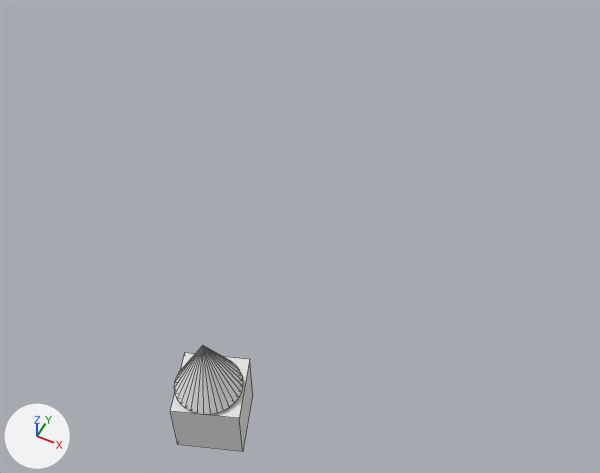
Before and after pictures for a commit that changed the Blender file 3dview/media/simple_cube.blend.
Before and after are seen from a 50 mm lens placed at (8.19, -10.54, 22.15), pointed at (0.28, 5.29, 2.37). Every picture has the same lights, and +X, +Y and +Z are marked at lower left. Mesh edges are drawn as thin lines.
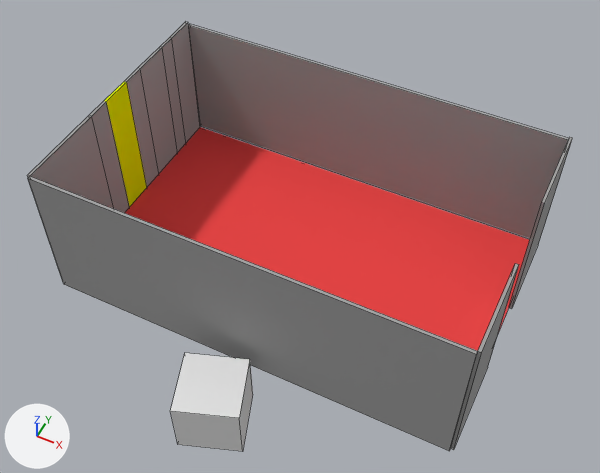
The newer file is also turned or shifted as a whole; pictures and numbers use the older file's frame.

Location of each change, [x1, y1, x2, y2] in pixels of the pictures (600 x 473 px):
'south_wall', added: after [28, 176, 478, 451]
'elokuvastudio', added: after [125, 127, 530, 351]
'north_wall', added: after [188, 24, 569, 239]
'Cube.012', added: after [27, 116, 114, 209]
'Cone', deleted: before [175, 346, 243, 414]
'Cube.004', added: after [138, 47, 178, 173]
'Cube.008', added (yellow): after [104, 81, 147, 207]
'Cube.001', added: after [169, 22, 200, 142]
'Cube.002', added: after [451, 263, 519, 450]
'Cube.011', added: after [89, 101, 129, 213]
'Cube.006', added: after [125, 68, 159, 187]
'Cube.007', added: after [509, 137, 572, 308]
'Cube.003', added: after [160, 38, 186, 152]

What changed in the scene script:
```text
Remove ob_cone:
    ob_cone = bpy.data.objects.new('Cone', me_cone)
Add ob_cube_012:
    ob_cube_012 = bpy.data.objects.new('Cube.012', me_cube_009)  # a box spanning x -0.05..0.05, y -7.01..7.01, z -6.9..6.9; in mat_nirvana_naama (its picture is missing)
    ob_cube_012.location = (-6.92, 3.28, 2.5)
    ob_cube_012.rotation_euler = (0.0, 0.0, 3.142)  # degrees (0, 0, 180)
    ob_cube_012.scale = (1.0, 0.218, 0.362)
Add ob_cube_011:
    ob_cube_011 = bpy.data.objects.new('Cube.011', me_cube_009.copy())
    ob_cube_011.location = (-6.92, 5.2, 2.5)
    ob_cube_011.rotation_euler = (0.0, 0.0, 3.142)  # degrees (0, 0, 180)
    ob_cube_011.scale = (1.0, 0.0571, 0.362)
Add ob_north_wall:
    ob_north_wall = bpy.data.objects.new('north_wall', me_north_wall)  # a box spanning x -0.05..0.05, y -7.01..7.01, z -6.9..6.9; in mat_nirvana_naama (its picture is missing)
    ob_north_wall.location = (0.03, 10.65, 2.51)
    ob_north_wall.rotation_euler = (0.0, 0.0, 1.571)  # degrees (0, 0, 90)
    ob_north_wall.scale = (-1.0, -0.984, -0.342)
Add ob_south_wall:
    ob_south_wall = bpy.data.objects.new('south_wall', me_south_wall)  # a box spanning x -0.05..0.05, y -7.01..7.01, z -6.9..6.9; in mat_nirvana_naama (its picture is missing)
    ob_south_wall.location = (0.03, 1.7, 2.51)
    ob_south_wall.rotation_euler = (0.0, 0.0, -1.571)  # degrees (0, 0, -90)
    ob_south_wall.scale = (1.0, 0.984, 0.362)
Add ob_cube_008:
    ob_cube_008 = bpy.data.objects.new('Cube.008', me_cube_006)  # a box spanning x -0.05..0.05, y -7.01..7.01, z -6.9..6.9; in mat_material_002 (yellow #e7fc00)
    ob_cube_008.location = (-6.92, 6.18, 2.5)
    ob_cube_008.rotation_euler = (0.0, 0.0, 3.142)  # degrees (0, 0, 180)
    ob_cube_008.scale = (1.0, 0.082, 0.362)
Add ob_cube_007:
    ob_cube_007 = bpy.data.objects.new('Cube.007', me_east_wall_1)  # a box spanning x -0.05..0.05, y -1.6..1.6, z -6.9..6.9; in mat_nirvana_naama (its picture is missing)
    ob_cube_007.location = (6.98, 9.03, 2.51)
    ob_cube_007.scale = (1.0, 0.984, 0.362)
Add ob_cube_006:
    ob_cube_006 = bpy.data.objects.new('Cube.006', me_cube_009.copy())
    ob_cube_006.location = (-6.92, 7.15, 2.5)
    ob_cube_006.rotation_euler = (0.0, 0.0, 3.142)  # degrees (0, 0, 180)
    ob_cube_006.scale = (1.0, 0.0571, 0.362)
Add ob_cube_004:
    ob_cube_004 = bpy.data.objects.new('Cube.004', me_cube_009.copy())
    ob_cube_004.location = (-6.92, 8.23, 2.5)
    ob_cube_004.rotation_euler = (0.0, 0.0, 3.142)  # degrees (0, 0, 180)
    ob_cube_004.scale = (1.0, 0.0963, 0.362)
Add ob_cube_003:
    ob_cube_003 = bpy.data.objects.new('Cube.003', me_cube_009.copy())
    ob_cube_003.location = (-6.92, 9.2, 2.5)
    ob_cube_003.rotation_euler = (0.0, 0.0, 3.142)  # degrees (0, 0, 180)
    ob_cube_003.scale = (1.0, 0.0428, 0.362)
Add ob_cube_002:
    ob_cube_002 = bpy.data.objects.new('Cube.002', me_east_wall_1.copy())
    ob_cube_002.location = (6.98, 3.33, 2.51)
    ob_cube_002.scale = (1.0, 0.984, 0.362)
Add ob_cube_001:
    ob_cube_001 = bpy.data.objects.new('Cube.001', me_cube_009.copy())
    ob_cube_001.location = (-6.92, 10.05, 2.5)
    ob_cube_001.rotation_euler = (0.0, 0.0, 3.142)  # degrees (0, 0, 180)
    ob_cube_001.scale = (1.0, 0.0785, 0.362)
Add ob_elokuvastudio:
    ob_elokuvastudio = bpy.data.objects.new('elokuvastudio', me_lattia)  # a box spanning x -1.0..1.0, y -1.0..1.0, z -1.0..1.0; in mat_material_003 (its picture is missing)
    ob_elokuvastudio.location = (0.03, 6.18, 0.05)
    ob_elokuvastudio.scale = (6.9, 4.42, 0.05)
```
